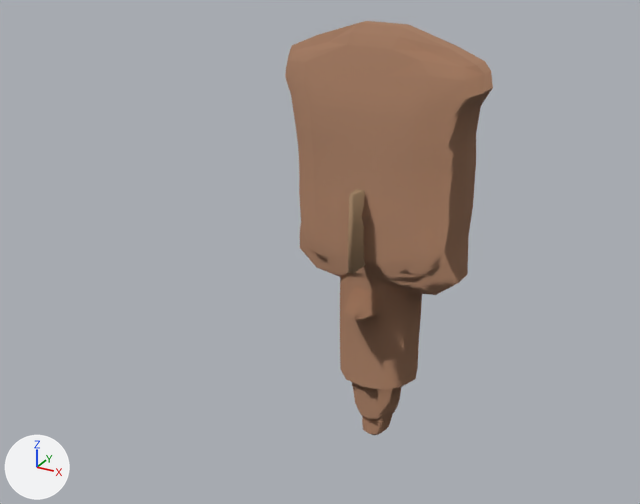
What one commit did to the glTF model tools/gf_exporter/output/avatars/young_talent.glb.
Both versions are drawn from a camera (50 mm lens) standing at (0.789, -1.731, 0.83) and looking at (-0.119, -0.081, 0.005). The lights are fixed; the arrows at lower left show +X, +Y and +Z. The first picture is the older version. Where no turn or scale is listed for an object, it has been applied to the vertices.

Names of what the first picture shows: 'hair_node', 'player_body'.
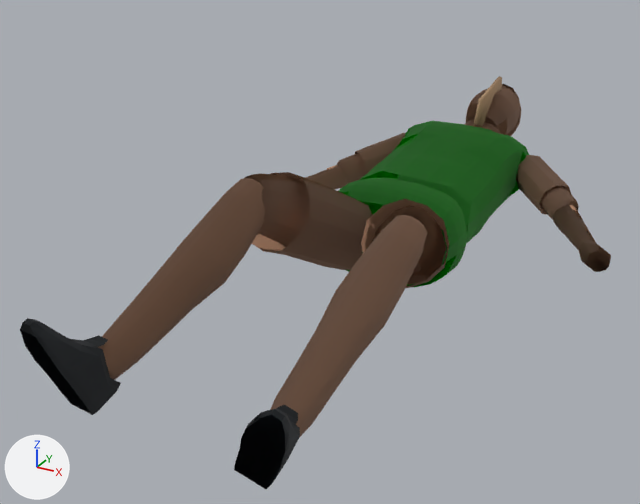
The change, as a list of edits to the scene's bpy script:
```text
Add mat_kit:
    mat_kit = bpy.data.materials.new('kit')
    # colours: white #f9f9f9
    # uses the picture img_image_1
Add mat_shoe:
    mat_shoe = bpy.data.materials.new('shoe')
    # colours: white #ededed
    # uses the picture img_image_2
Change ob_hair_node:
    add ob_hair_node.parent = ob_neck
Change ob_fingers_left_node:
    add ob_fingers_left_node.parent = ob_left_elbow
Change ob_fingers_right_node:
    add ob_fingers_right_node.parent = ob_right_elbow
Remove ob_player_body:
    ob_player_body = bpy.data.objects.new('player_body', me_player_body)
Add ob_right_elbow:
    ob_right_elbow = bpy.data.objects.new('right_elbow', me_mesh_right_elbow)  # 154 vertices, 300 faces; spans x -0.039..0.039, y -0.052..0.04, z -0.341..0.036
    ob_right_elbow.parent = ob_right_shoulder
    ob_right_elbow.location = (0.01, 0.0, -0.33)
    ob_right_elbow.rotation_euler = (-0.272, 0.0, 0.0)  # degrees (-16, 0, 0)
Add ob_right_shoulder:
    ob_right_shoulder = bpy.data.objects.new('right_shoulder', me_mesh_right_shoulder)  # 321 vertices, 628 faces; spans x -0.059..0.059, y -0.07..0.071, z -0.34..-0.044
    ob_right_shoulder.parent = ob_middle
    ob_right_shoulder.location = (-0.16, -0.01, 0.48)
    ob_right_shoulder.rotation_euler = (0.64, 0.33, 0.881)  # degrees (37, 19, 50)
Add ob_middle:
    ob_middle = bpy.data.objects.new('middle', me_mesh_middle)  # 192 vertices, 380 faces; spans x -0.229..0.229, y -0.13..0.117, z -0.082..0.525
    ob_middle.parent = ob_body
    ob_middle.location = (0.0, 0.0, 0.15)
    ob_middle.rotation_euler = (0.0232, 0.0, 0.0)  # degrees (1.3, 0, 0)
    ob_middle.scale = (0.92, 0.92, 1.0)
Add ob_body:
    ob_body = bpy.data.objects.new('body', me_mesh_body)  # 256 vertices, 508 faces; spans x -0.196..0.196, y -0.113..0.127, z -0.062..0.232
    ob_body.parent = ob_player
    ob_body.location = (0.0, 0.0, 0.96)
    ob_body.rotation_euler = (-1.51, 0.0551, 0.00566)  # degrees (-87, 3.2, 0.3)
    ob_body.scale = (0.92, 0.92, 1.0)
Add ob_player:
    ob_player = bpy.data.objects.new('player', None)
    ob_player.location = (0.0, 0.0, -0.879)
    ob_player.scale = (0.95, 0.95, 0.95)
Add ob_left_elbow:
    ob_left_elbow = bpy.data.objects.new('left_elbow', me_mesh_right_elbow.copy())
    ob_left_elbow.parent = ob_left_shoulder
    ob_left_elbow.location = (-0.01, 0.0, -0.33)
    ob_left_elbow.rotation_euler = (-0.391, 0.0, 0.0)  # degrees (-22, 0, 0)
Add ob_left_shoulder:
    ob_left_shoulder = bpy.data.objects.new('left_shoulder', me_mesh_right_shoulder.copy())
    ob_left_shoulder.parent = ob_middle
    ob_left_shoulder.location = (0.16, -0.01, 0.48)
    ob_left_shoulder.rotation_euler = (0.774, -0.452, -1.0)  # degrees (44, -26, -57)
Add ob_neck:
    ob_neck = bpy.data.objects.new('neck', me_mesh_neck)  # 222 vertices, 432 faces; spans x -0.088..0.089, y -0.13..0.106, z -0.045..0.287
    ob_neck.parent = ob_middle
    ob_neck.location = (0.0, -0.03, 0.5)
    ob_neck.rotation_euler = (0.129, -0.00809, 0.0447)  # degrees (7.4, -0.5, 2.6)
Add ob_right_ankle:
    ob_right_ankle = bpy.data.objects.new('right_ankle', me_mesh_right_ankle)  # 72 vertices, 126 faces; spans x -0.053..0.033, y -0.147..0.005, z -0.111..0.099
    ob_right_ankle.location = (-0.181, -0.734, 0.076)
Add ob_right_knee:
    ob_right_knee = bpy.data.objects.new('right_knee', me_mesh_right_knee)  # 208 vertices, 412 faces; spans x -0.081..0.042, y -0.427..0.044, z -0.219..0.041
    ob_right_knee.location = (-0.13, -0.348, 0.221)
Add ob_right_thigh:
    ob_right_thigh = bpy.data.objects.new('right_thigh', me_mesh_right_thigh)  # 207 vertices, 396 faces; spans x -0.126..0.086, y -0.377..0.074, z -0.081..0.228
    ob_right_thigh.location = (-0.076, -0.01, 0.036)
Add ob_left_ankle:
    ob_left_ankle = bpy.data.objects.new('left_ankle', me_mesh_left_ankle)  # 72 vertices, 126 faces; spans x -0.06..0.074, y -0.141..-0.001, z -0.107..0.095
    ob_left_ankle.location = (0.176, -0.714, 0.035)
Add ob_left_knee:
    ob_left_knee = bpy.data.objects.new('left_knee', me_mesh_left_knee)  # 208 vertices, 412 faces; spans x -0.074..0.04, y -0.419..0.044, z -0.235..0.042
    ob_left_knee.location = (0.198, -0.333, 0.2)
Add ob_left_thigh:
    ob_left_thigh = bpy.data.objects.new('left_thigh', me_mesh_left_thigh)  # 207 vertices, 396 faces; spans x -0.082..0.169, y -0.364..0.073, z -0.083..0.215
    ob_left_thigh.location = (0.076, -0.009, 0.028)
```

Where the change shows, as pixel boxes [x1, y1, x2, y2] in the pictures (640 x 504 px):
'player_body', deleted (brown): before [285, 21, 493, 435]
'left_knee', added (brown): after [270, 215, 427, 438]
'right_knee', added (brown): after [98, 178, 265, 380]
'middle', added (green): after [359, 121, 529, 243]
'right_thigh', added (brown): after [244, 172, 376, 270]
'right_ankle', added: after [20, 318, 121, 415]
'body', added (green): after [339, 178, 467, 287]
'left_ankle', added: after [234, 405, 300, 489]
'left_thigh', added (brown): after [361, 199, 449, 288]
'left_shoulder', added (brown): after [516, 155, 579, 220]
'hair_node', moved: before [348, 189, 365, 274]; after [474, 76, 502, 127]
'left_elbow', added (brown): after [553, 205, 611, 272]
'neck', added (brown): after [464, 84, 521, 136]
'right_shoulder', added (brown): after [337, 133, 406, 183]
'right_elbow', added (brown): after [305, 166, 348, 190]
'fingers_left_node', moved (not visible before): after [570, 205, 577, 211]
'fingers_right_node', moved (not visible before): after [327, 165, 338, 169]
